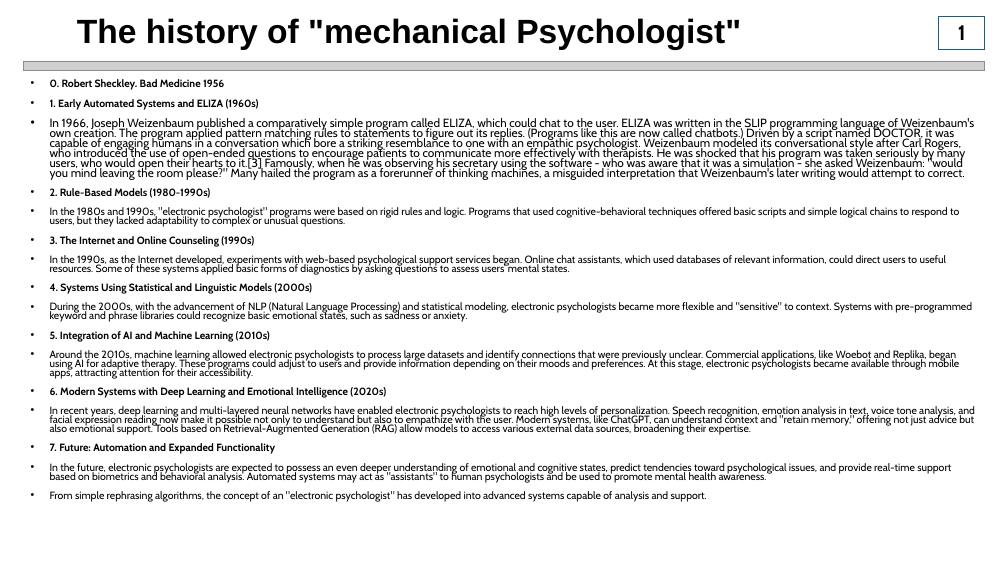
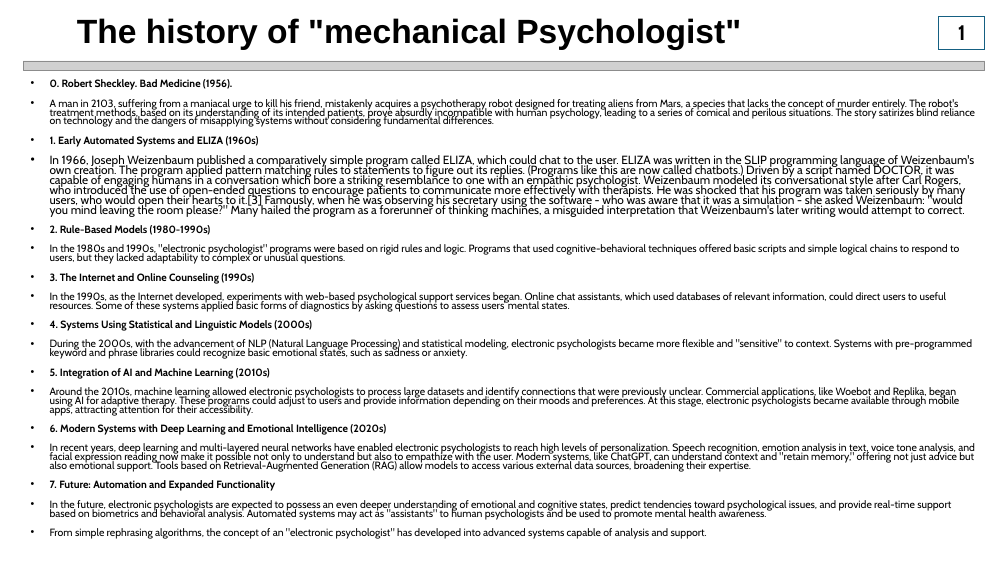
Before and after one commit to IlyaZutler/Project_4-Psychologist_IA, a slide deck: slide 2 of Presentation2.pptx. Drawn at 1008x567 pixels with LibreOffice and Linux fonts; fonts in the diff are those of the drawing; grey boxes stand for pictures. Boxes give left, top, right and bottom in pixels: in the first picture for what was removed or moved away, otherwise in the second. Text is boxed around its words. In the diff, an @@ line names an element or a change of style, - is before the commit and + after.

Commit message:
ok

```diff
--- a/Presentation2.pptx
+++ b/Presentation2.pptx
@@ text at (50,79,975,127): text changed; bold off @@
-• 0. Robert Sheckley. Bad Medicine 1956
+• 0. Robert Sheckley. Bad Medicine (1956).
+• A man in 2103, suffering from a maniacal urge to kill his friend, mistakenly acquires a psychotherapy robot designed for treating aliens from Mars, a species that lacks the concept of murder entirely. The robot's treatment methods, based on its understanding of its intended patients, prove absurdly incompatible with human psychology, leading to a series of comical and perilous situations. The story satirizes blind reliance on technology and the dangers of misapplying systems without considering fundamental differences.
```
Also in this commit, not shown: 1 other slide changed.
